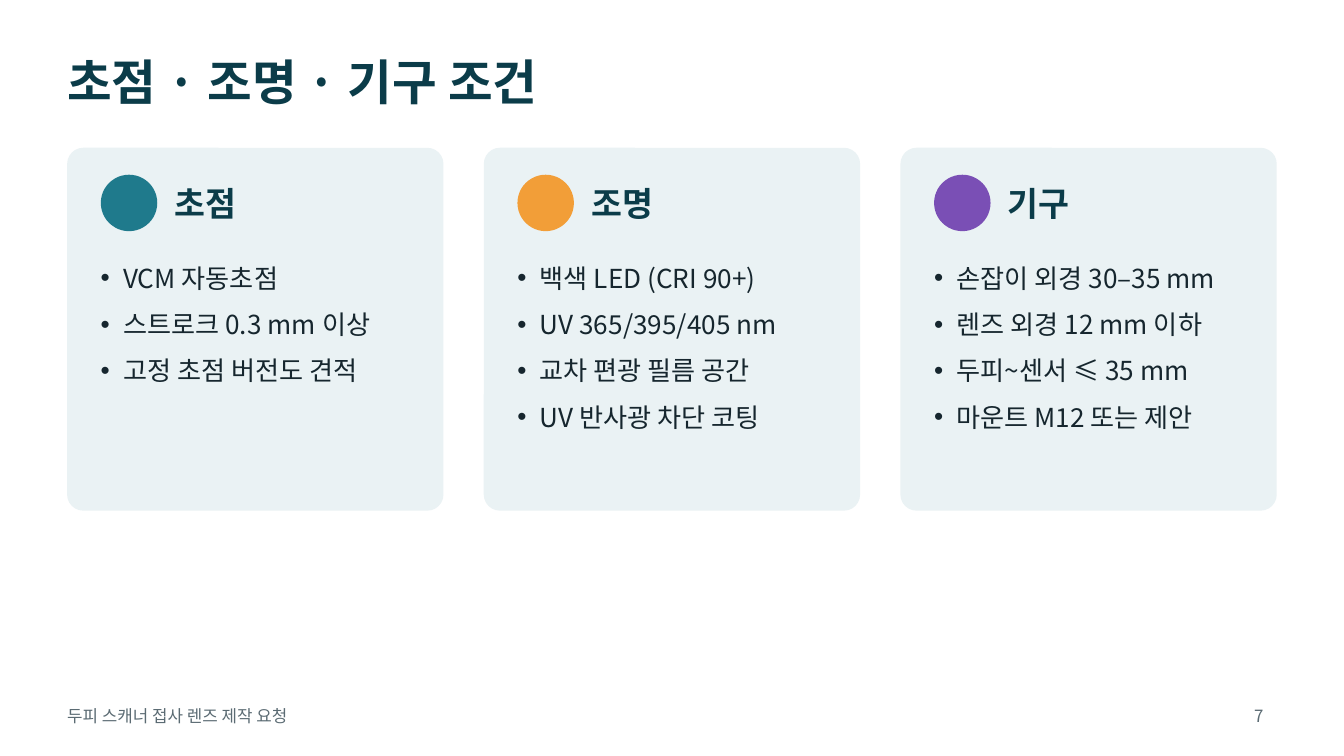
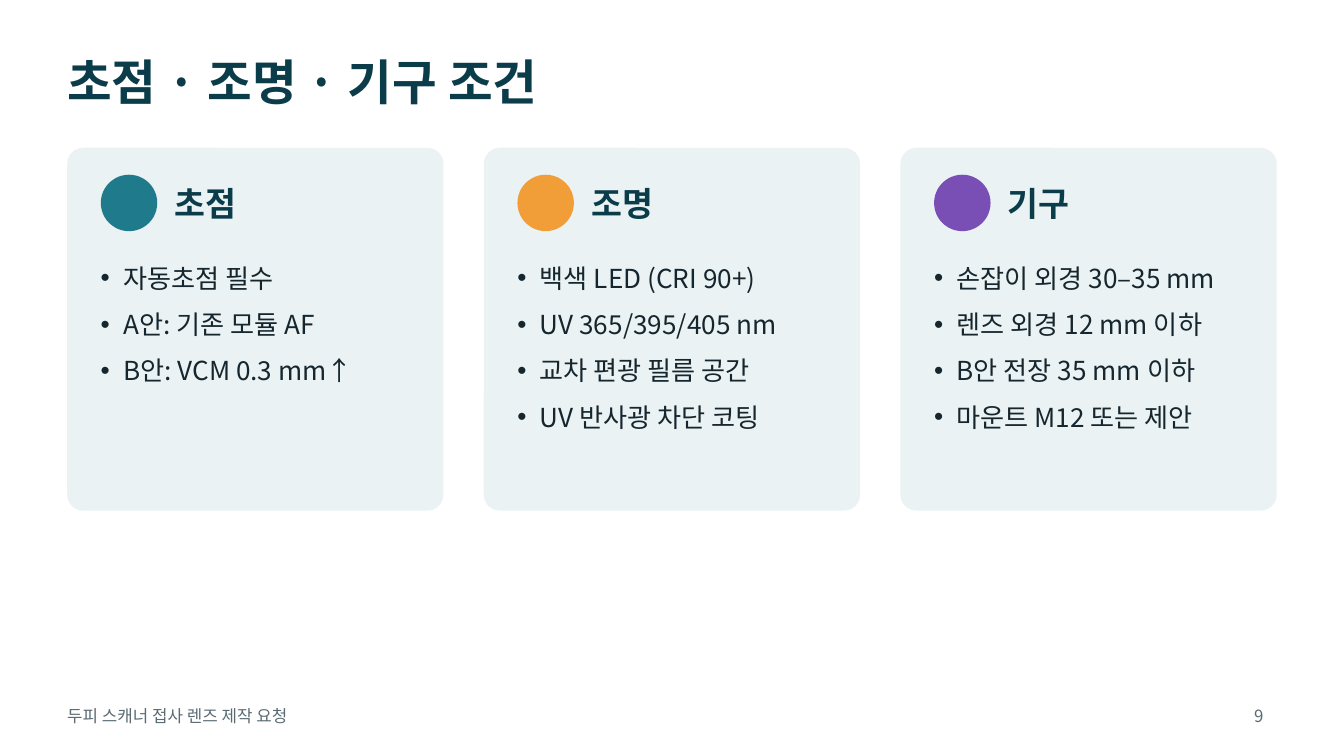
Before and after one commit to urisuni3325-ai/rv1106, a slide deck: slide 9 of docs/lens-rfq-imx708.pptx (slide 7 before the commit). Drawn at 1344x756 pixels with LibreOffice and Linux fonts; fonts in the diff are those of the drawing. Boxes give left, top, right and bottom in pixels: in the first picture for what was removed or moved away, otherwise in the second. Text is boxed around its words. In the diff, an @@ line names an element or a change of style, - is before the commit and + after.

```diff
--- a/docs/lens-rfq-imx708.pptx
+++ b/docs/lens-rfq-imx708.pptx
@@ text at bbox=[123, 266, 353, 382]: text changed @@
-• VCM 자동초점
-• 스트로크 0.3 mm 이상
-• 고정 초점 버전도 견적
+• 자동초점 필수
+• A안: 기존 모듈 AF
+• B안: VCM 0.3 mm↑
@@ text at bbox=[956, 358, 1195, 382]: text changed @@
-• 두피~센서 ≤ 35 mm
+• B안 전장 35 mm 이하
@@ page number at bbox=[1254, 709, 1263, 722]: text changed @@
-7
+9
```
Also in this commit, not shown: 5 other slides changed, 3 slides added, 1 slide removed.
